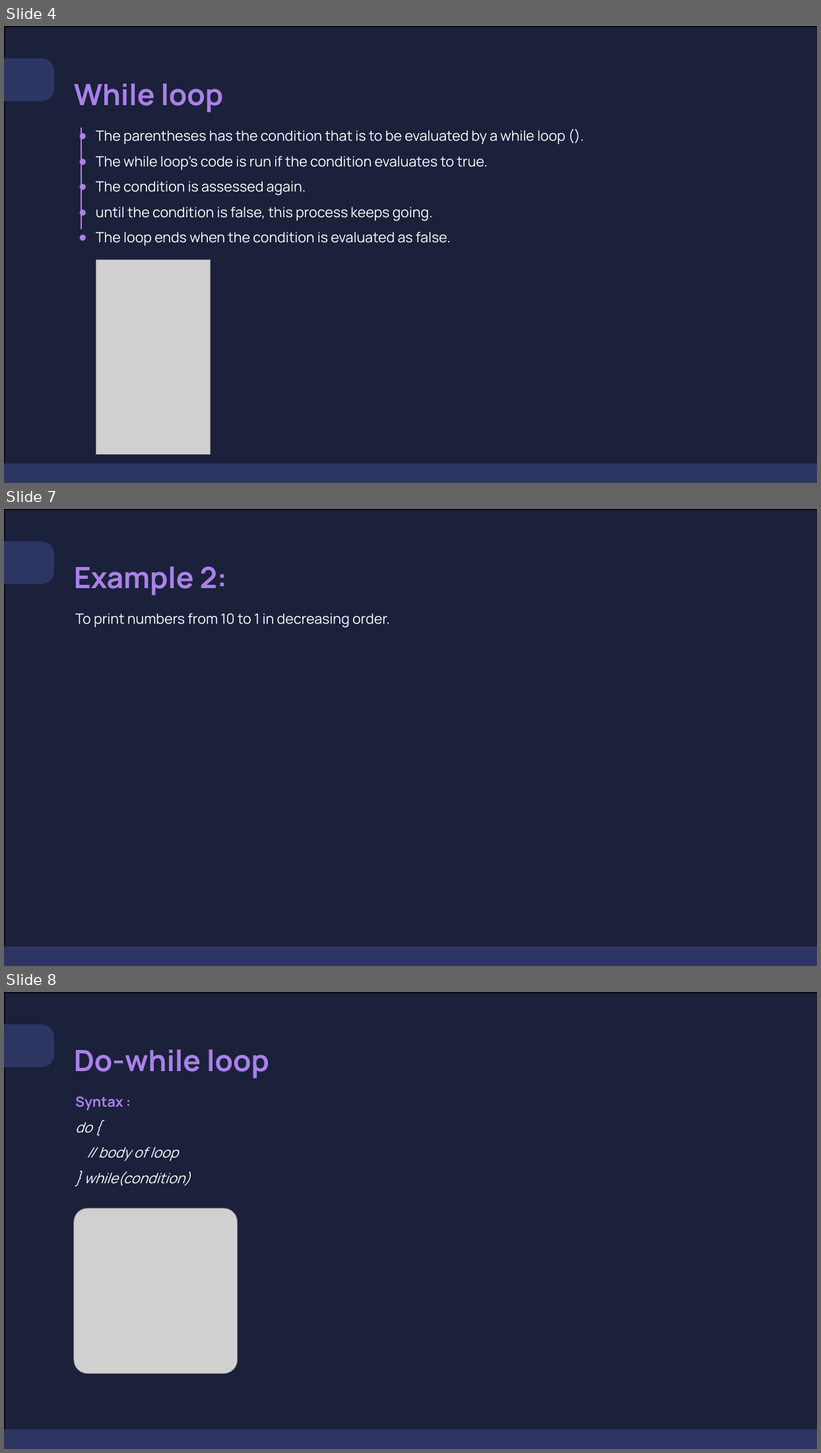
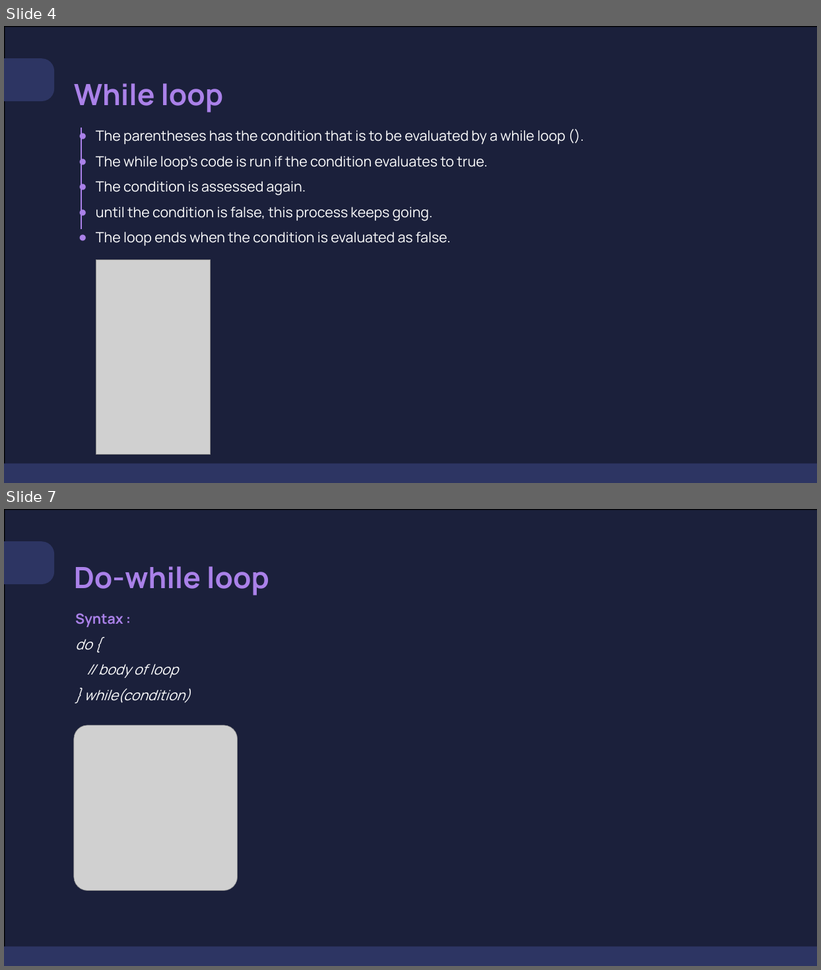
Before and after one commit to hdubey64/pw_project, a slide deck: JavaScript/001_Lecture/PPT - Final/While and Do-while loop.pptx. Shown one above the other, each under a label of ours: slides 4, 7 and 8 before the commit, slides 4 and 7 after it; the slides between them are not shown. The pictures are 821x1453 and 821x970 pixels, drawn with LibreOffice and Linux fonts; fonts in the diff are those of the drawing; grey boxes stand for pictures; background and template pictures are left out. Boxes give left, top, right and bottom in pixels: in the first picture for what was removed or moved away, otherwise in the second. Text is boxed around its words. In the diff, an @@ line names an element or a change of style, - is before the commit and + after.

```diff
--- a/JavaScript/001_Lecture/PPT - Final/While and Do-while loop.pptx
+++ b/JavaScript/001_Lecture/PPT - Final/While and Do-while loop.pptx
@@ slide 7 removed at (4, 509, 817, 966), background #000000; not listed: 2 template elements that a slide beside it also shows @@
@@ round same rect removed at (4, 542, 54, 584) @@
@@ text removed at (74, 566, 228, 595) @@
-Example 2:
@@ text removed at (75, 613, 390, 628) @@
-To print numbers from 10 to 1 in decreasing order.
@@ what was slide 8 is now slide 7 @@
```
Also in this commit, not shown: 4 slides changed, 2 other files.
